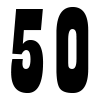
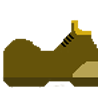
Layered file, before and after one edit (100x100). Changes by layer:
showed group "Bad_Toppings" (7 layers) over [2, 7, 98, 93]
showed "Boot" (1st of 2, in "Bad_Toppings") over [2, 19, 98, 88]
hid "50", moved it into group "ScoreNumbers" over [11, 7, 89, 93]
